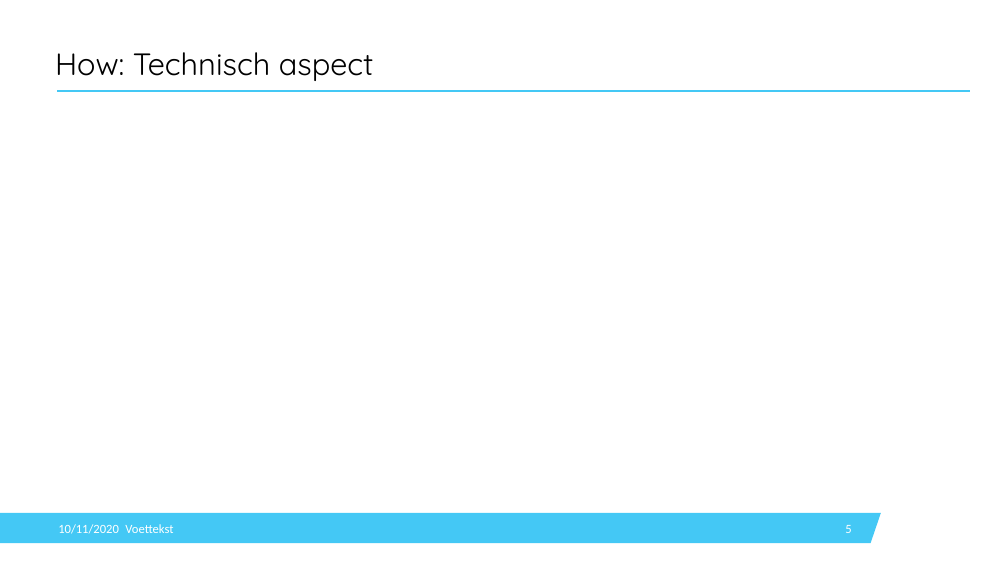
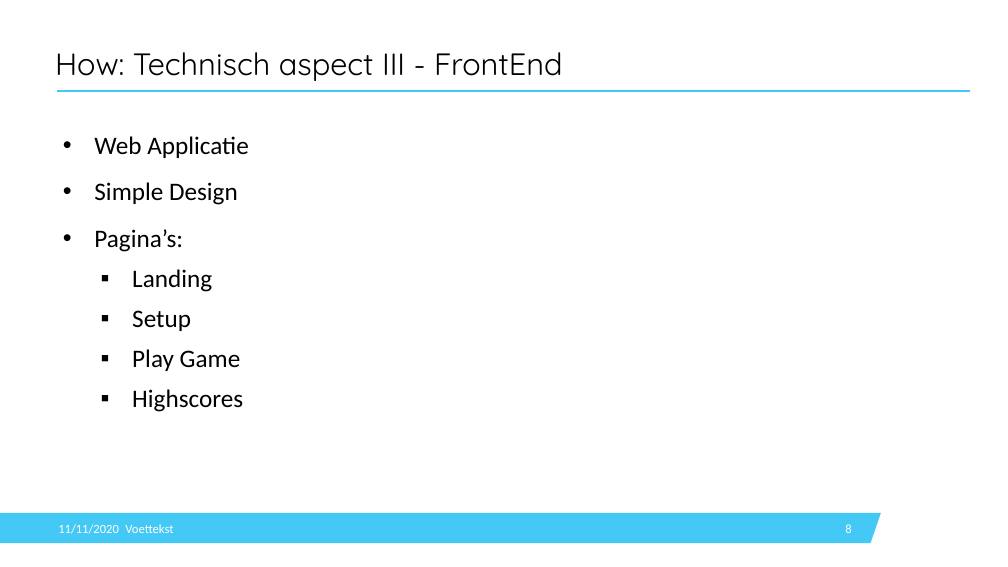
Before and after one commit to SoensJakob/Team-Project-Twister-2.0, a slide deck: slide 8 of Presentatie/13-11-2020_Presentatie.pptx (slide 5 before the commit). Drawn at 1008x567 pixels with LibreOffice and Linux fonts; fonts in the diff are those of the drawing; background and template pictures are left out. Boxes give left, top, right and bottom in pixels: in the first picture for what was removed or moved away, otherwise in the second. Text is boxed around its words. In the diff, an @@ line names an element or a change of style, - is before the commit and + after.

```diff
--- a/Presentatie/13-11-2020_Presentatie.pptx
+++ b/Presentatie/13-11-2020_Presentatie.pptx
@@ title at bbox=[55, 52, 563, 81]: text changed @@
-How: Technisch aspect
+How: Technisch aspect III - FrontEnd
@@ text added at bbox=[94, 136, 248, 412], 36 pt, text #000000 @@
+• Web Applicatie
+• Simple Design
+• Pagina’s:
+  ▪ Landing
+  ▪ Setup
+  ▪ Play Game
+  ▪ Highscores
@@ text at bbox=[58, 524, 119, 534]: text changed @@
-10/11/2020
+11/11/2020
@@ page number at bbox=[845, 524, 851, 533]: text changed @@
-5
+8
```
Also in this commit, not shown: 4 other slides changed, 3 slides added, 1 other file.
